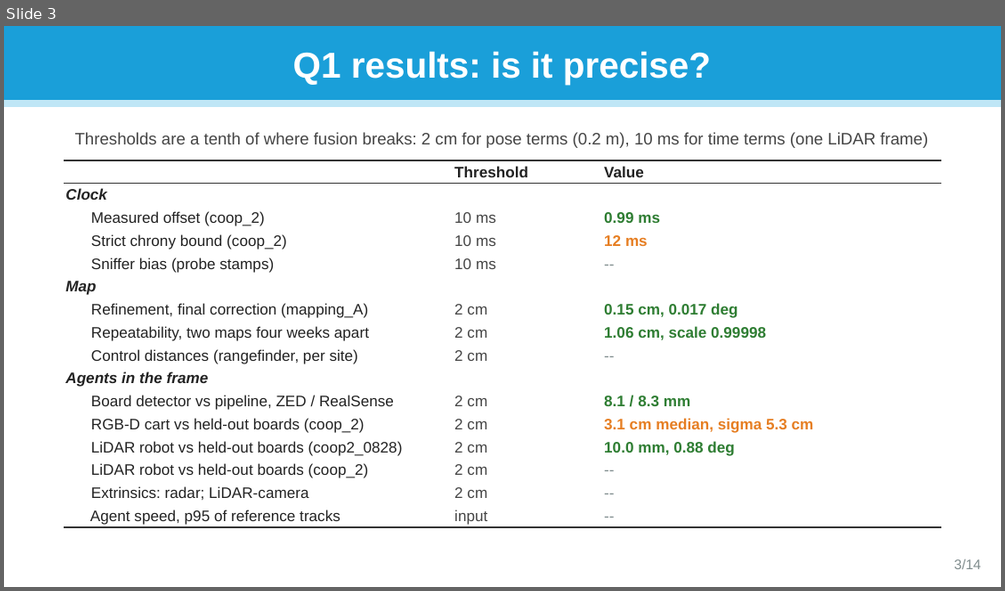
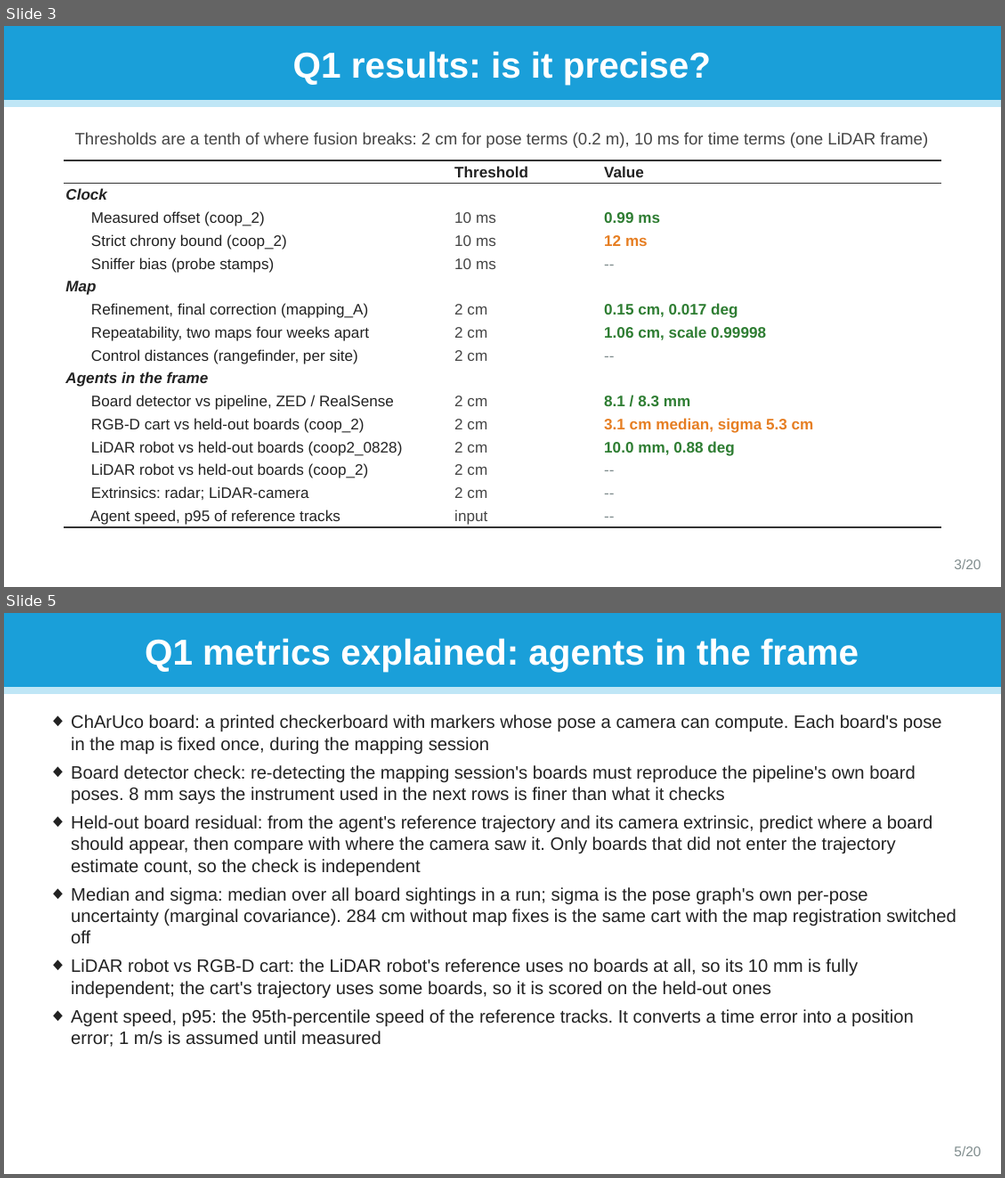
Before and after one commit to jorichee14/Others, a slide deck: scoop_testbed_paper/SCooP-iT_testbed_questions.pptx. Shown one above the other, each under a label of ours: slide 3 before the commit, slides 3 and 5 after it; the slides between them are not shown. The pictures are 1005x591 and 1005x1178 pixels, drawn with LibreOffice and Linux fonts; fonts in the diff are those of the drawing. Boxes give left, top, right and bottom in pixels: in the first picture for what was removed or moved away, otherwise in the second. Text is boxed around its words. In the diff, an @@ line names an element or a change of style, - is before the commit and + after.

```diff
--- a/scoop_testbed_paper/SCooP-iT_testbed_questions.pptx
+++ b/scoop_testbed_paper/SCooP-iT_testbed_questions.pptx
@@ slide 5 added at [4, 613, 1001, 1174], background #FFFFFF @@
@@ rectangle added at [4, 613, 1001, 688], fill #1A9FD9, outline #1A9FD9 1 pt @@
@@ text added at [145, 638, 858, 672], 26 pt, text #FFFFFF, bold @@
+Q1 metrics explained: agents in the frame
@@ rectangle added at [4, 688, 1001, 694], fill #BFE6F6, outline #BFE6F6 1 pt @@
@@ text added at [71, 714, 956, 1046], 13 pt, text #222222 @@
+◆ ChArUco board: a printed checkerboard with markers whose pose a camera can compute. Each board's pose in the map is fixed once, during the mapping session
+◆ Board detector check: re-detecting the mapping session's boards must reproduce the pipeline's own board poses. 8 mm says the instrument used in the next rows is finer than what it checks
+◆ Held-out board residual: from the agent's reference trajectory and its camera extrinsic, predict where a board should appear, then compare with where the camera saw it. Only boards that did not enter the trajectory estimate count, so the check is independent
+◆ Median and sigma: median over all board sightings in a run; sigma is the pose graph's own per-pose uncertainty (marginal covariance). 284 cm without map fixes is the same cart with the map registration switched off
+◆ LiDAR robot vs RGB-D cart: the LiDAR robot's reference uses no boards at all, so its 10 mm is fully independent; the cart's trajectory uses some boards, so it is scored on the held-out ones
+◆ Agent speed, p95: the 95th-percentile speed of the reference tracks. It converts a time error into a position error; 1 m/s is assumed until measured
@@ text added at [954, 1146, 980, 1156], 10 pt, text #7F8C8D @@
+5/20
@@ slide 3 changed as well @@
@@ text at [954, 559, 980, 569]: text changed @@
-3/14
+3/20
```
Also in this commit, not shown: 13 other slides changed, 5 other slides added, 1 other file.
